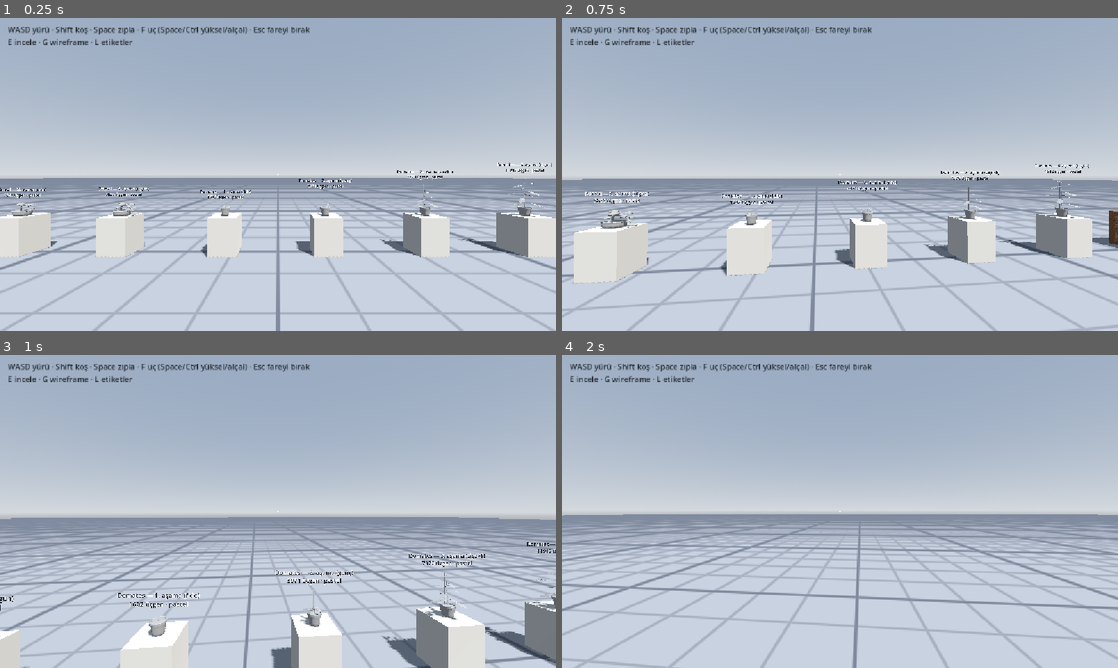
Above: before the commit, frames 1-4 (two rows, left to right).
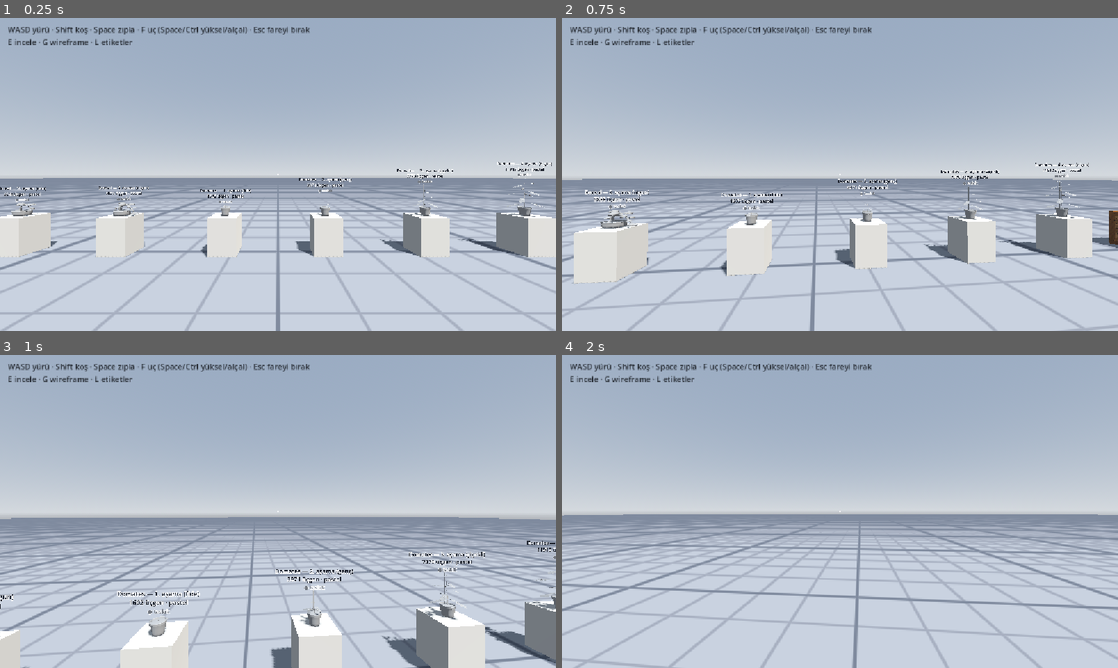
Above: after the commit, the same moments.

Repository: kirkahmmett/blender-test
Game: Godot game, scene res://experiments/exp03_gallery/exp03.tscn
The game is run twice, just before and just after one commit, with the same random seed, the same clock (stepped at 60 frames per second) and the same inputs.
Inputs (mouse positions are in pixels of both pictures, inside the frame that each line leads up to):
- Up to frame 1 (0.25 s): no input
- Up to frame 2 (0.75 s): tap Enter at 0.5 s; move the mouse to (867, 174) at 0.52 s; hold W (move_forward) from 0.53 s (still down); hold E (inspect) from 0.53 s (still down)
- Up to frame 3 (1 s): keep holding W (move_forward); keep holding E (inspect); tap Space (jump) at 0.77 s; tap 1 (status_1, bound only after the commit) at 0.8 s
- Up to frame 4 (2 s): keep holding W (move_forward); move the mouse to (812, 511) at 1.27 s; release E (inspect) at 1.28 s; tap 1 (status_1, bound only after the commit) at 1.35 s; tap Space (jump) at 1.52 s; tap 2 (status_2, bound only after the commit) at 1.55 s

The runs differ from the first frame. In frame 1, 0.8% of the frame differs, in the area x 0-100%, y 46-60%; in frame 2, 0.9%; in frame 3, 1.1%, in the area x 0-100%, y 59-84%; in frame 4, nothing differs.

Commit message:
Sprint 5 (1/3): onay durumu ve asset kataloğu
- assets/asset_status.json: taslak / incelemede / onaylı / reddedildi; galeride incelerken 1–4
- Onay glb hash'ine bağlı: model sonradan değişirse 'değişti — yeniden incele'
- Galeride renkli durum rozeti, inceleme panelinde durum satırı
- CATALOG.md: build_all her çalıştığında görüntülü katalog (GitHub vitrini)

Co-Authored-By: Claude Opus 5.5 <noreply@anthropic.com>

Diff:
--- a/experiments/exp03_gallery/gallery.gd
+++ b/experiments/exp03_gallery/gallery.gd
@@ -44,6 +44,8 @@
 
 var _aimed: Node3D  # nişangâhın üstünde olduğu sergi
 var _hidden_pedestal: Node3D  # inceleme sırasında gizlenen kaide
+var _inspected: Node3D  # incelenen sergi (durum değişikliği için)
+var _status: Dictionary  # assets/asset_status.json (AssetStatus)
 var _labels: Array[Label3D] = []
 var _labels_on := true
 var _aim_label: Label
@@ -75,6 +77,7 @@
 	inspector = PropInspector.new()
 	add_child(inspector)
 	inspector.closed.connect(_on_inspector_closed)
+	inspector.status_requested.connect(_on_status_requested)
 
 
 ## Editörde: model klasörüne yeni ya da yeniden import edilmiş glb gelince galeriyi yenile
@@ -124,6 +127,7 @@
 	_generated = Node3D.new()
 	_generated.name = "Generated"
 	add_child(_generated)
+	_status = AssetStatus.load_all()
 	_build_studio()
 	_place_props(_model_paths())
 	if not Engine.is_editor_hint() and _help:
@@ -148,6 +152,7 @@
 		if _hidden_pedestal:
 			_hidden_pedestal.visible = false
 		inspector.open(info.model, info, player.camera)
+		_inspected = _aimed
 		_set_aim(null)
 		_refresh_overlay()
 	else:
@@ -184,7 +189,21 @@
 	_crosshair.color = Color(1.0, 0.85, 0.3) if exhibit else Color(1, 1, 1, 0.8)
 
 
+## İncelemede 1–4: onay durumu assets/asset_status.json'a yazılır (karar anındaki glb özetiyle).
+func _on_status_requested(status: String) -> void:
+	if _inspected == null:
+		return
+	var info: Dictionary = _inspected.get_meta("prop_info")
+	var record := AssetStatus.set_status(info.asset, info.path, status)
+	_status[info.asset] = record
+	info.status = AssetStatus.effective(record, info.path)
+	info.record = record
+	_update_badge(_inspected)
+	inspector.refresh(info)
+
+
 func _on_inspector_closed() -> void:
+	_inspected = null
 	player.controls_enabled = true
 	if _hidden_pedestal:
 		_hidden_pedestal.visible = true
@@ -253,9 +272,33 @@
 	label.outline_size = 10
 	label.modulate = _issue_color(issues)
 	label.outline_modulate = Color(1, 1, 1, 0.85)
-	label.position = Vector3(box.get_center().x, box.end.y + 0.22, box.get_center().z)
+	label.vertical_alignment = VERTICAL_ALIGNMENT_BOTTOM   # satır sayısı ne olursa olsun yukarı büyür
+	label.position = Vector3(box.get_center().x, box.end.y + 0.12, box.get_center().z)
 	exhibit.add_child(label)
 	_labels.append(label)
+
+	# onay rozeti: ad etiketinin hemen altında, durum rengiyle
+	var badge := Label3D.new()
+	badge.name = "StatusBadge"
+	badge.billboard = BaseMaterial3D.BILLBOARD_ENABLED
+	badge.font_size = 34
+	badge.pixel_size = 0.0022
+	badge.outline_size = 10
+	badge.outline_modulate = Color(1, 1, 1, 0.85)
+	badge.vertical_alignment = VERTICAL_ALIGNMENT_TOP
+	badge.position = label.position - Vector3(0, 0.01, 0)
+	exhibit.add_child(badge)
+	_labels.append(badge)
+	_update_badge(exhibit)
+
+
+func _update_badge(exhibit: Node3D) -> void:
+	var badge := exhibit.get_node_or_null("StatusBadge") as Label3D
+	if badge == null:
+		return
+	var status: String = exhibit.get_meta("prop_info").status
+	badge.text = "● " + AssetStatus.LABELS[status]
+	badge.modulate = AssetStatus.COLORS[status]
 
 
 ## Kalite durumuna göre etiket rengi: hata kırmızı, uyarı turuncu, temiz koyu gri.
@@ -289,7 +332,11 @@
 	PropStyle.apply(model, style)
 	_add_collision(model)
 
+	var record: Dictionary = _status.get(exhibit.name, {})
 	exhibit.set_meta("prop_info", {
+		"asset": exhibit.name,
+		"status": AssetStatus.effective(record, path),
+		"record": record,
 		"name": extras.get("prop_name", exhibit.name),
 		"style": style,
 		"placement": placement,
--- /dev/null
+++ b/shared/scripts/asset_status.gd
@@ -0,0 +1,61 @@
+class_name AssetStatus
+extends RefCounted
+## Asset onay durumu: res://assets/asset_status.json (Python tarafı: blender/tools/catalog.py).
+##   {"<asset>": {"status": "draft|review|approved|rejected", "sha256": "<karar anındaki glb>",
+##                "date": "YYYY-MM-DD", "note": "..."}}
+## Kaydı olmayan asset taslaktır. Onaylı asset'in glb'si karar anındakinden farklıysa durum
+## "changed" olur (model onaydan sonra değişti, yeniden incele).
+## Yazma yalnızca proje klasöründen çalışırken (editör / geliştirme) mümkündür.
+
+const PATH := "res://assets/asset_status.json"
+const ORDER := ["draft", "review", "approved", "rejected"]   # galeride 1–4 tuşları
+const LABELS := {
+	"draft": "taslak",
+	"review": "incelemede",
+	"approved": "onaylı",
+	"rejected": "reddedildi",
+	"changed": "değişti — yeniden incele",
+}
+const COLORS := {
+	"draft": Color(0.45, 0.47, 0.5),
+	"review": Color(0.8, 0.6, 0.0),
+	"approved": Color(0.15, 0.55, 0.25),
+	"rejected": Color(0.75, 0.15, 0.15),
+	"changed": Color(0.85, 0.42, 0.0),
+}
+
+
+static func load_all() -> Dictionary:
+	if not FileAccess.file_exists(PATH):
+		return {}
+	var data: Variant = JSON.parse_string(FileAccess.get_file_as_string(PATH))
+	return data if data is Dictionary else {}
+
+
+## Asset'in geçerli durumu (model_path: glb'nin res:// yolu, değişiklik kontrolü için).
+static func effective(record: Dictionary, model_path: String) -> String:
+	var status: String = record.get("status", "draft")
+	if status not in ORDER:
+		status = "draft"
+	if status == "approved" and record.get("sha256", "") != "" and FileAccess.file_exists(model_path):
+		if FileAccess.get_sha256(model_path) != record.sha256:
+			return "changed"
+	return status
+
+
+## Durumu yaz (not korunur). Yeni kayıt sözlüğünü döner.
+static func set_status(asset: String, model_path: String, status: String) -> Dictionary:
+	var all := load_all()
+	var record: Dictionary = all.get(asset, {})
+	record["status"] = status
+	record["sha256"] = FileAccess.get_sha256(model_path) if FileAccess.file_exists(model_path) else ""
+	record["date"] = Time.get_date_string_from_system()
+	if not record.has("note"):
+		record["note"] = ""
+	all[asset] = record
+	var file := FileAccess.open(PATH, FileAccess.WRITE)
+	if file == null:
+		push_error("AssetStatus: %s yazılamadı (%s)" % [PATH, error_string(FileAccess.get_open_error())])
+		return record
+	file.store_string(JSON.stringify(all, "  ", true) + "\n")
+	return record
--- a/shared/scripts/prop_inspector.gd
+++ b/shared/scripts/prop_inspector.gd
@@ -4,15 +4,21 @@
 ## open() ile oyuncu kamerasından propun etrafına yumuşakça uçar; close() ile geri döner.
 ##
 ## Fare: döndür (aşağıdan bakmak dahil) · Tekerlek: yakınlaştır · R: görünümü sıfırla · Esc/E: çık
+## 1–4: onay durumu (taslak / incelemede / onaylı / reddedildi) — status_requested ile bildirilir,
+## yazmayı sahibi (galeri) yapar ve refresh() ile paneli günceller.
 
 signal closed
+signal status_requested(status: String)
 
 const PITCH_MIN := deg_to_rad(-85.0)
 const PITCH_MAX := deg_to_rad(85.0)
 const START_PITCH := deg_to_rad(18.0)
 const SMOOTHING := 10.0  # kamera hedefe ne hızla yaklaşır
 const ZOOM_STEP := 0.88
-const ACTIONS := {"inspect": [KEY_E], "inspect_reset": [KEY_R]}
+const ACTIONS := {
+	"inspect": [KEY_E], "inspect_reset": [KEY_R],
+	"status_1": [KEY_1], "status_2": [KEY_2], "status_3": [KEY_3], "status_4": [KEY_4],
+}
 
 @export var mouse_sensitivity := 0.005
 
@@ -29,6 +35,7 @@
 var _closing := false
 var _panel: PanelContainer
 var _info_label: Label
+var _size := Vector3.ZERO  # incelenen propun ölçüsü (panel yenilenirken)
 
 
 func _ready() -> void:
@@ -54,7 +61,8 @@
 	_return_camera = from_camera
 	camera.global_transform = from_camera.global_transform
 	camera.current = true
-	_info_label.text = _info_text(info, box.size)
+	_size = box.size
+	_info_label.text = _info_text(info, _size)
 	_panel.visible = true
 	active = true
 	_closing = false
@@ -65,6 +73,11 @@
 		return
 	_closing = true
 	_panel.visible = false
+
+
+## Bilgi değişti (ör. onay durumu): paneli yeniden yaz.
+func refresh(info: Dictionary) -> void:
+	_info_label.text = _info_text(info, _size)
 
 
 func _fit_distance() -> float:
@@ -99,11 +112,20 @@
 		_yaw = _start_yaw
 		_pitch = START_PITCH
 		_dist = _fit_distance()
+	elif _status_key(event) != "":
+		status_requested.emit(_status_key(event))
 	elif event.is_action_pressed("ui_cancel") or event.is_action_pressed("inspect"):
 		close()
 	else:
 		return
 	get_viewport().set_input_as_handled()
+
+
+func _status_key(event: InputEvent) -> String:
+	for i in AssetStatus.ORDER.size():
+		if event.is_action_pressed("status_%d" % (i + 1)):
+			return AssetStatus.ORDER[i]
+	return ""
 
 
 func _process(delta: float) -> void:
@@ -138,8 +160,18 @@
 	lines.append("Kalite kontrolü: temiz" if issues.is_empty() else "Kalite kontrolü:")
 	for issue in issues:
 		lines.append("  • " + issue)
+	if info.has("status"):
+		var record: Dictionary = info.get("record", {})
+		var line := "Durum: %s" % AssetStatus.LABELS[info.status]
+		if record.get("date", "") != "":
+			line += " (%s)" % record.date
+		lines.append(line)
+		if record.get("note", "") != "":
+			lines.append("  Not: " + str(record.note))
 	lines.append("")
 	lines.append("Fare: döndür · Tekerlek: yakınlaştır · R: sıfırla · Esc/E: çık")
+	if info.has("status"):
+		lines.append("1 taslak · 2 incelemede · 3 onaylı · 4 reddedildi")
 	return "\n".join(lines)
 
 
Not shown, added: shared/scripts/asset_status.gd.uid
Not shown, added: CATALOG.md
Not shown, changed: CLAUDE.md
Not shown, changed: blender/tools/build_all.py
Not shown, added: blender/tools/catalog.py
